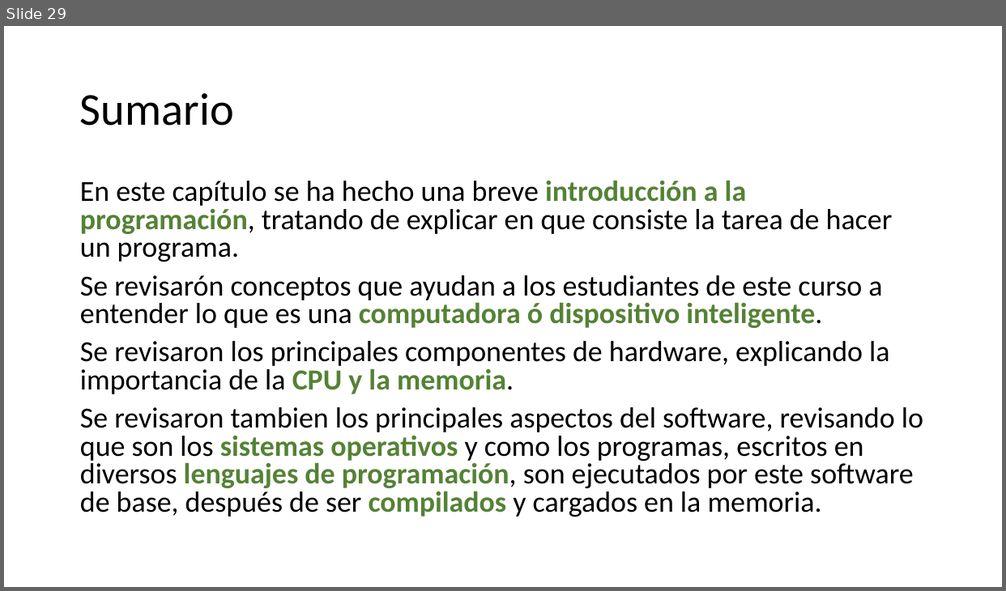
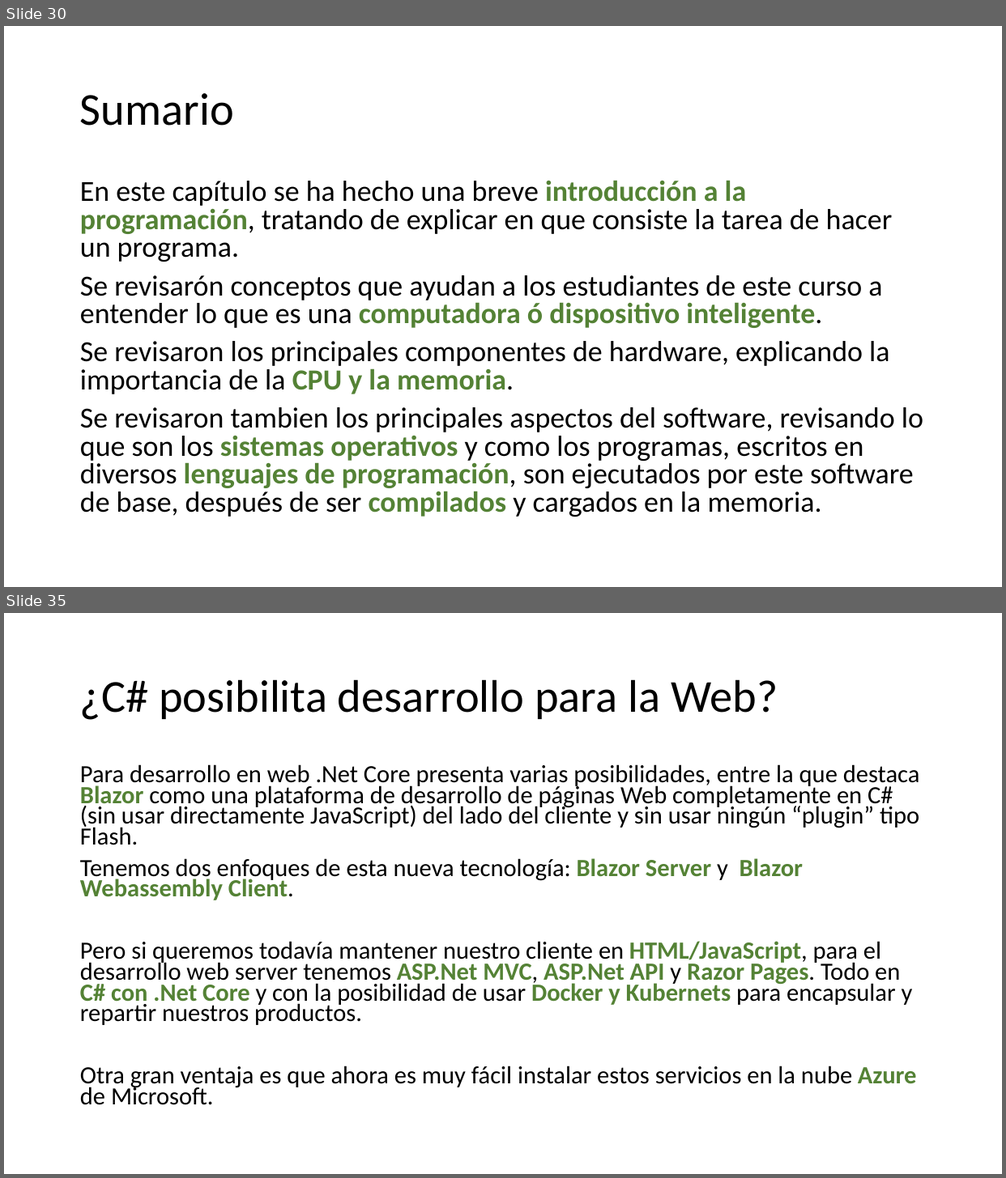
Before and after one commit to AlbertOsinaga/CursoCSharp__8, a slide deck: C# para principiantes.pptx. Shown one above the other, each under a label of ours: slide 29 before the commit, slides 30 and 35 after it; the slides between them are not shown. The pictures are 1006x591 and 1006x1178 pixels, drawn with LibreOffice and Linux fonts; fonts in the diff are those of the drawing. Boxes give left, top, right and bottom in pixels: in the first picture for what was removed or moved away, otherwise in the second. Text is boxed around its words. In the diff, an @@ line names an element or a change of style, - is before the commit and + after.

```diff
--- a/C# para principiantes.pptx
+++ b/C# para principiantes.pptx
@@ slide 35 added at [4, 613, 1002, 1174], background #FFFFFF @@
@@ title added at [80, 679, 778, 720], 44 pt, text #000000 @@
+¿C# posibilita desarrollo para la Web?
@@ text added at [80, 764, 920, 1105], 23.8 pt, text #000000 @@
+Para desarrollo en web .Net Core presenta varias posibilidades, entre la que destaca Blazor como una plataforma de desarrollo de páginas Web completamente en C# (sin usar directamente JavaScript) del lado del cliente y sin usar ningún “plugin” tipo Flash.
+Tenemos dos enfoques de esta nueva tecnología: Blazor Server y Blazor Webassembly Client.
+Pero si queremos todavía mantener nuestro cliente en HTML/JavaScript, para el desarrollo web server tenemos ASP.Net MVC, ASP.Net API y Razor Pages. Todo en C# con .Net Core y con la posibilidad de usar Docker y Kubernets para encapsular y repartir nuestros productos.
+Otra gran ventaja es que ahora es muy fácil instalar estos servicios en la nube Azure de Microsoft.
@@ what was slide 29 is now slide 30 @@
```
Also in this commit, not shown: 1 slide changed, 17 other slides added, 11 other files.
